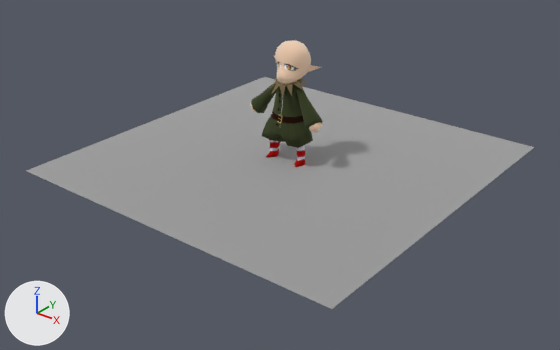
Before and after pictures for a commit that changed the glTF model public/models/ElfModel.glb.
One viewpoint serves both versions: a 50 mm lens placed at (785.0, -1006.0, 585.0), pointed at (23.0, -52.0, -6.0). The axes (+X, +Y, +Z) are drawn at lower left. The lights are the same throughout. The first picture is the older version. Where no turn or scale is listed for an object, it has been applied to the vertices.

The first picture shows 'ElfFinalFinalFinal', 'Grid'.
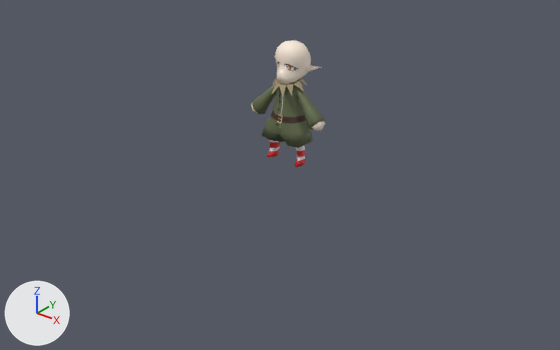
The newer file is also rescaled (x0.01) as a whole; pictures and numbers use the older file's frame.

Pixel boxes [x1, y1, x2, y2] of what changed, in the pictures (560 x 350 px):
```json
{"object": "Grid", "change": "deleted", "before": [26, 77, 534, 309]}
{"object": "ElfFinalFinalFinal", "change": "surface changed", "before": [251, 40, 322, 167], "after": [251, 40, 322, 167], "on screen": "lighter"}
```

Scene script edits in JSON lines:
```json
{"op": "add", "block": "img_elftexture2", "code": ["img_elftexture2 = load_image('ELFTEXTURE2', '_unpacked/ELFTEXTURE2', 1024, 1024, 'sRGB')"]}
{"block": "mat_material_001", "where": "n0 = _N.new('ShaderNodeBsdfPrincipled'); n0.name = 'Principled BSDF'"}
{"op": "remove", "block": "mat_material_001", "code": "n0.inputs[1].default_value = 1.0  # 'Metallic'"}
{"op": "set", "path": "n0.inputs[2].default_value", "old": "1.0", "new": "0.505", "note": "'Roughness'"}
{"block": "mat_material_001", "where": "n4 = _N.new('ShaderNodeTexImage'); n4.name = 'Image Texture'"}
{"op": "set", "path": "n4.image", "old": "img_image_0", "new": "img_elftexture2"}
{"op": "add", "block": "mat_material_001", "code": "n4.interpolation = 'Closest'"}
{"op": "remove", "block": "ob_grid", "code": ["ob_grid = bpy.data.objects.new('Grid', me_grid)", "ob_grid.location = (0.0, 0.0, 0.0)"]}
```
